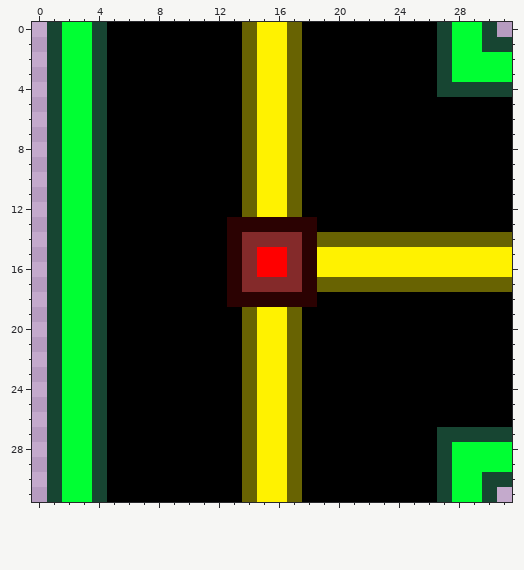
Edited in one commit: pixel-art file (Sprites/Walls/Section_Wall_3.aseprite). Above is the file before it was changed.
32x32 pixels, 1 frame.
Once edited:
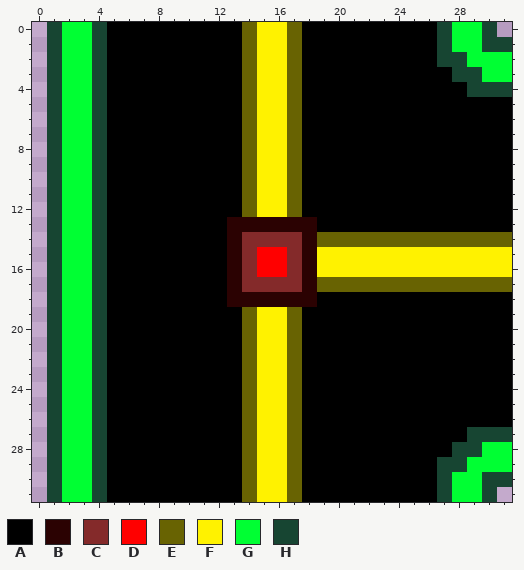
Palette (. is transparent): A #000000  B #2b0202  C #842a2a  D #ff0000  E #686302  F #fff200  G #00ff33  H #174532
Edits made:
y 2: x 28 G -> H
y 3: x 27..29 HGG -> AHH
y 4: x 27..28 HH -> AA
y 27: x 27..28 HH -> AA
y 28: x 27..29 HGG -> AHH
y 29: x 28 G -> H
Where, in picture pixels (left, top, right, bottom), the same in both pictures:
changed: (437, 52, 482, 97)
changed: (437, 427, 482, 472)
